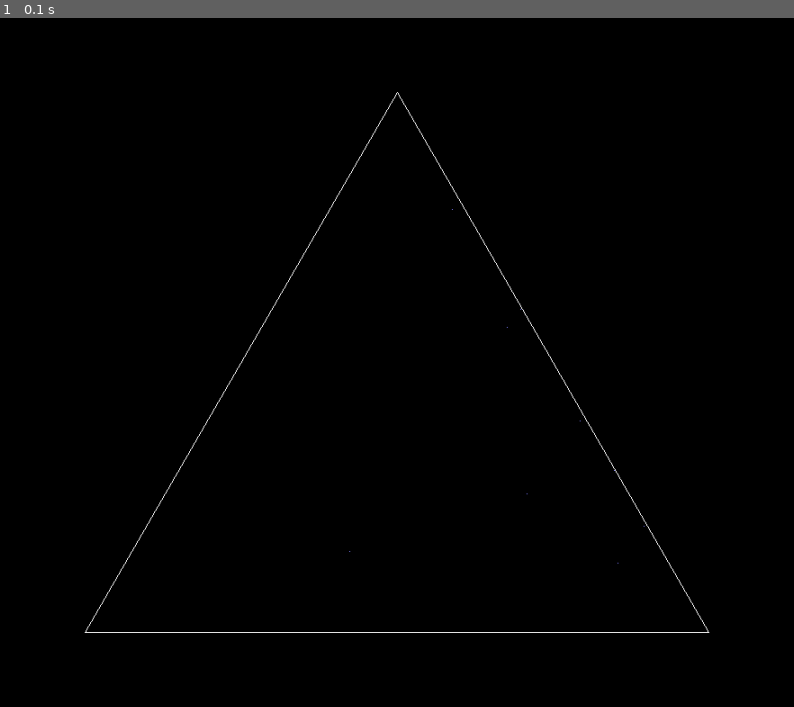
Above: before the commit, frame 1.
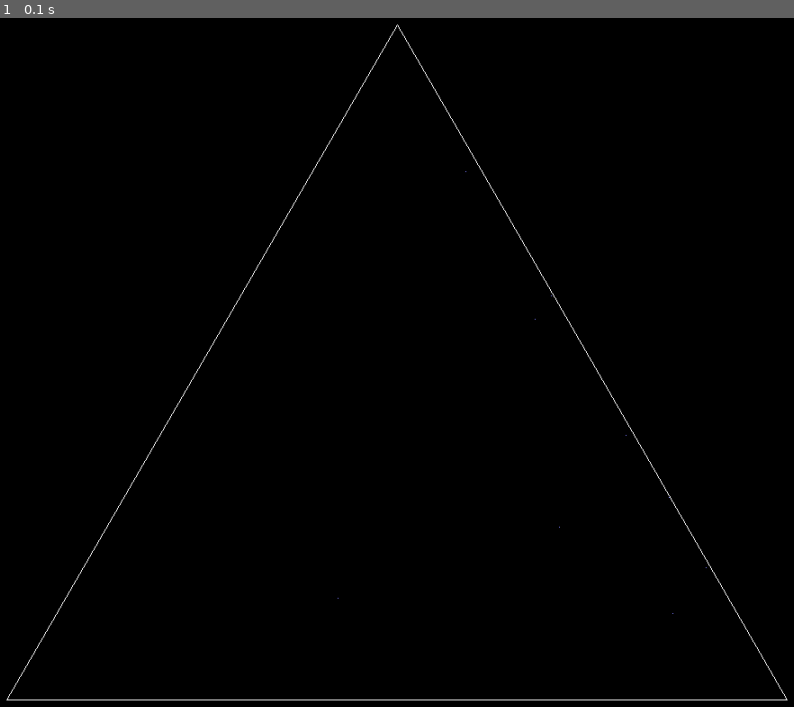
Above: after the commit, the same moment.

Repository: las-r/chaos-pygame
Game: pygame game, started from sierpinski-triangle.py
Same seed, same stepped clock (60 frames per second), same inputs: the game is played once before the commit and once after it.
Inputs:
- Up to frame 1 (0.1 s): no input

The runs differ from the first frame. In frame 1, 1.3% of the frame differs, in the area x 0-100%, y 0-100%.

Commit message:
Change default size of triangle

Diff:
--- a/sierpinski-triangle.py
+++ b/sierpinski-triangle.py
@@ -5,14 +5,14 @@
 import random
 
 # made by las-r on github
-# v1.2
+# v1.2.1
 
 # init
 pygame.init()
 
 # settings
 DW, DH = 1000, 1000
-TSD = 400
+TSD = 500
 TCX = DW // 2
 TCY = int((DH + 0.5 * TSD) / 2)
 BGCOL = (0, 0, 0)
